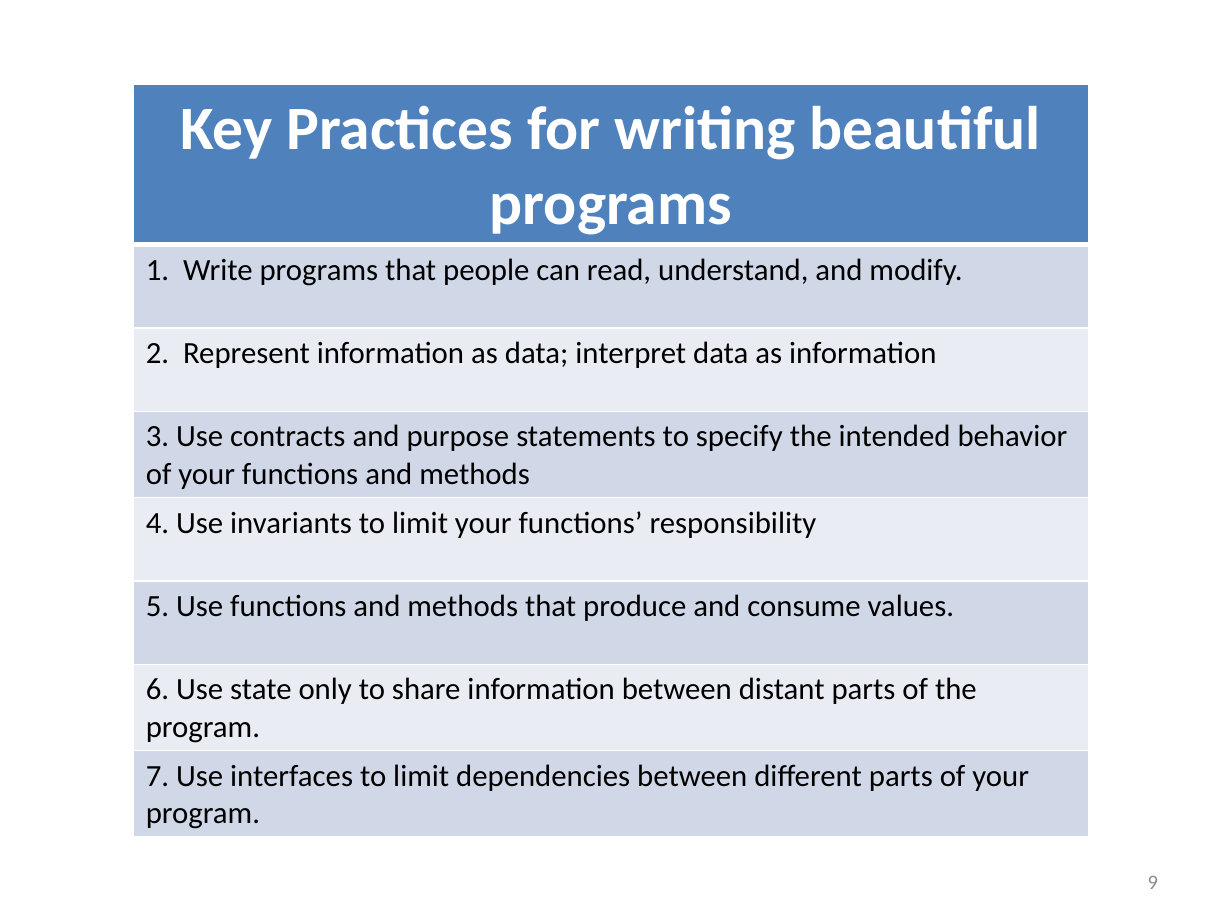
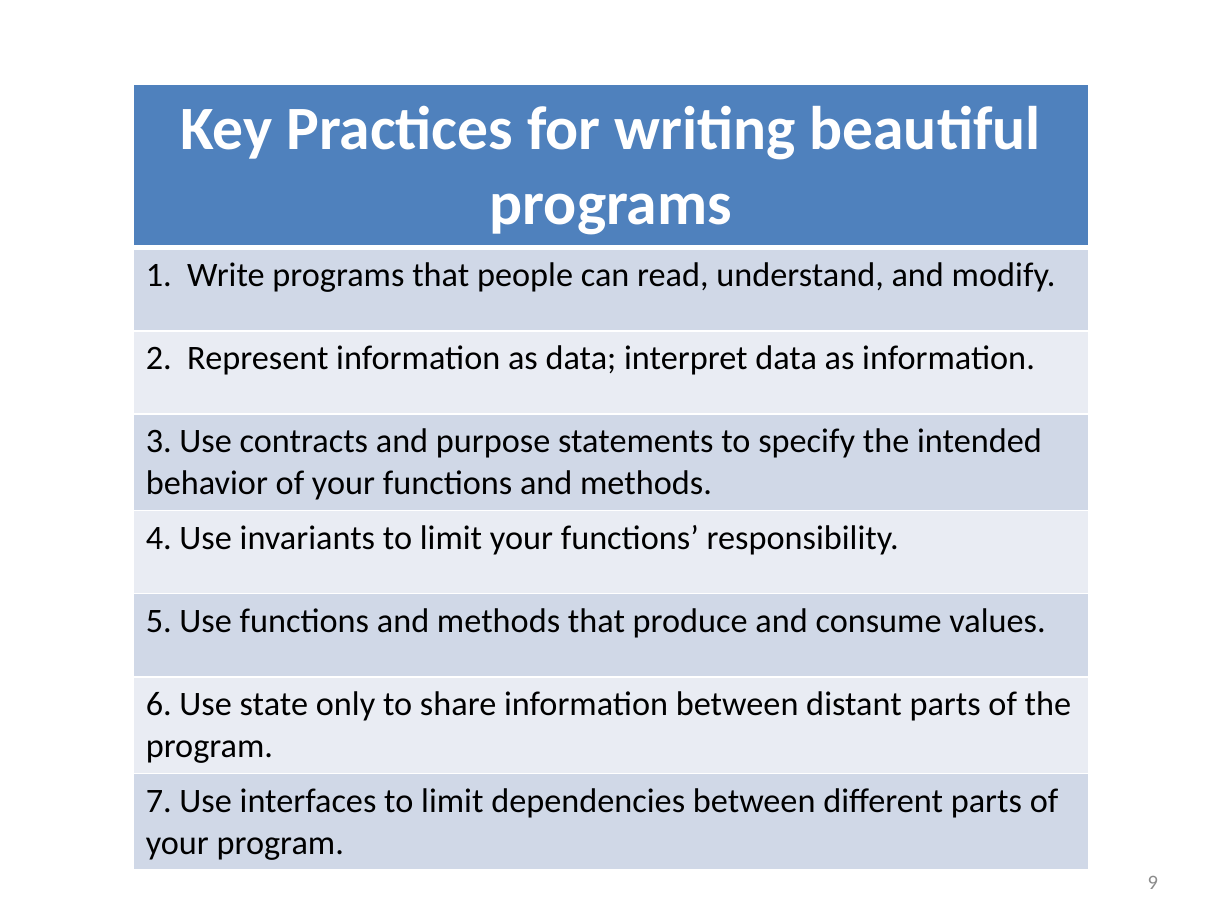
Before and after one commit to mwand/cs5010f16, a slide deck: slide 9 of Slides/Lesson 12.1 The Last Lecture.pptx. Drawn at 1232x924 pixels with LibreOffice and Linux fonts; fonts in the diff are those of the drawing. Boxes give left, top, right and bottom in pixels: in the first picture for what was removed or moved away, otherwise in the second. Text is boxed around its words. In the diff, an @@ line names an element or a change of style, - is before the commit and + after.

Commit message:
fixed glitches in 12-interp

```diff
--- a/Slides/Lesson 12.1 The Last Lecture.pptx
+++ b/Slides/Lesson 12.1 The Last Lecture.pptx
@@ table at [133,84,1088,864] @@
-row 3, column 1: 2. Represent information as data; interpret data as information
+row 3, column 1: 2. Represent information as data; interpret data as information.
-row 4, column 1: 3. Use contracts and purpose statements to specify the intended behavior of your functions and methods
+row 4, column 1: 3. Use contracts and purpose statements to specify the intended behavior of your functions and methods.
-row 5, column 1: 4. Use invariants to limit your functions’ responsibility
+row 5, column 1: 4. Use invariants to limit your functions’ responsibility.
@@ size 18 to 20 pt in "1. Write programs that people can read, ...", "5. Use functions and methods that produce ...", "6. Use state only to share information ...", "7. Use interfaces to limit dependencies between ..." @@
```
Also in this commit, not shown: 1 other slide changed, 3 other files.
